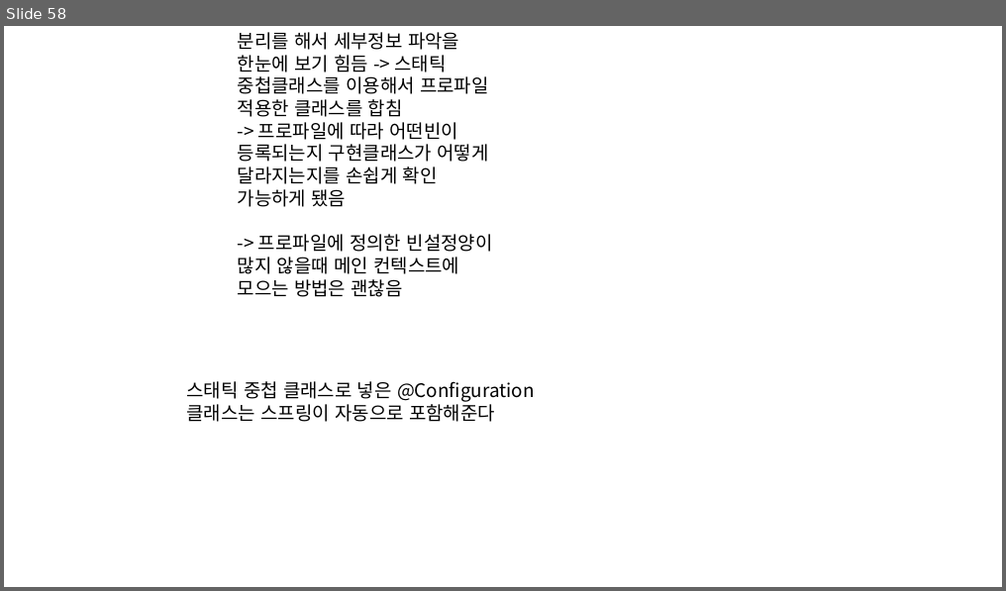
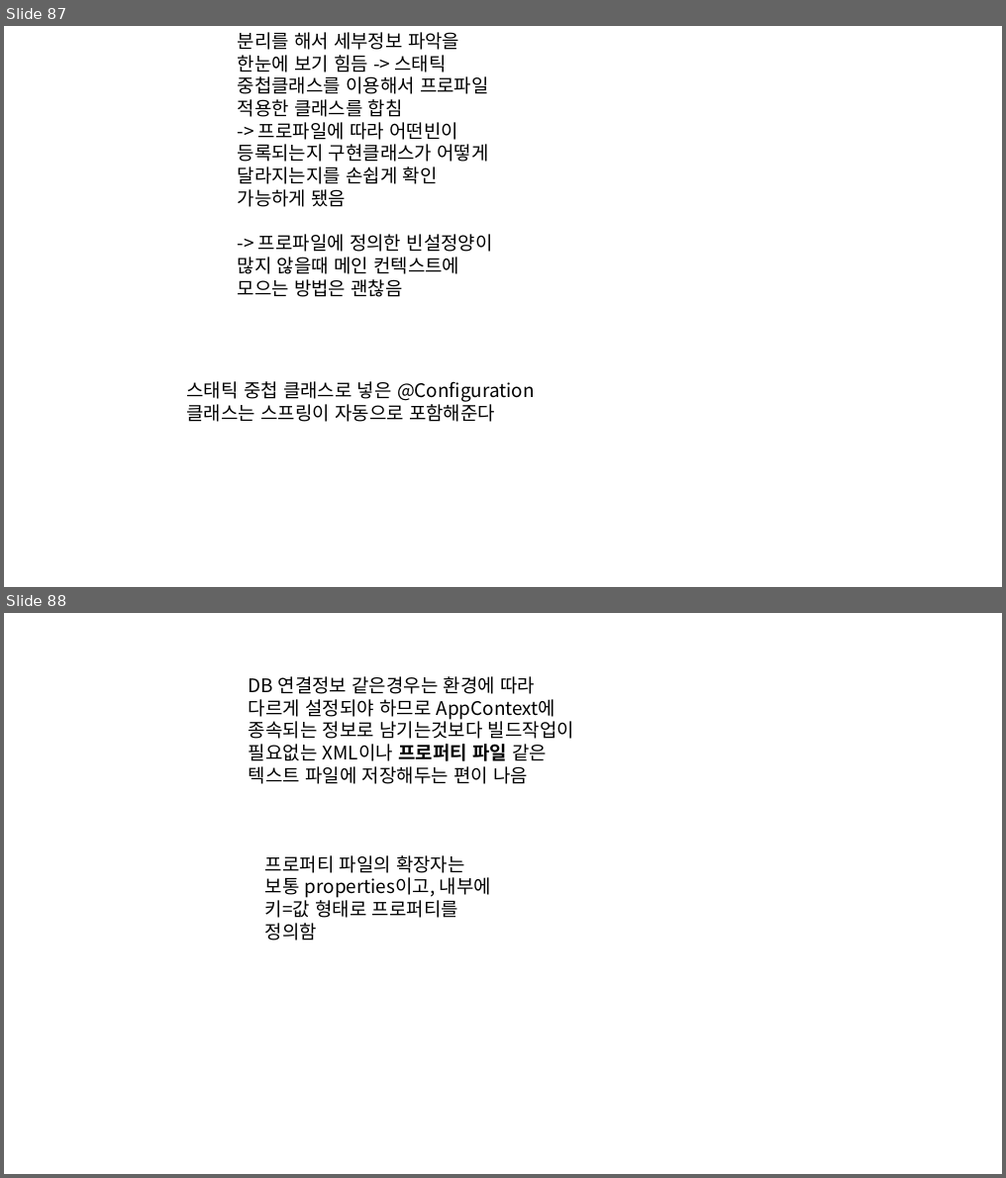
Before and after one commit to eongss/testproject, a slide deck: 프레젠테이션1.pptx. Shown one above the other, each under a label of ours: slide 58 before the commit, slides 87 and 88 after it. The pictures are 1006x591 and 1006x1178 pixels, drawn with LibreOffice and Linux fonts; fonts in the diff are those of the drawing. Boxes give left, top, right and bottom in pixels: in the first picture for what was removed or moved away, otherwise in the second. Text is boxed around its words. In the diff, an @@ line names an element or a change of style, - is before the commit and + after.

```diff
--- a/프레젠테이션1.pptx
+++ b/프레젠테이션1.pptx
@@ slide 88 added at (4, 613, 1002, 1174), background #FFFFFF @@
@@ text added at (249, 676, 574, 784), 18 pt, text #000000 @@
+DB 연결정보 같은경우는 환경에 따라 다르게 설정되야 하므로 AppContext에 종속되는 정보로 남기는것보다 빌드작업이 필요없는 XML이나 프로퍼티 파일 같은 텍스트 파일에 저장해두는 편이 나음
@@ text added at (265, 856, 491, 941), 18 pt, text #000000 @@
+프로퍼티 파일의 확장자는 보통 properties이고, 내부에 키=값 형태로 프로퍼티를 정의함
@@ what was slide 58 is now slide 87 @@
```
Also in this commit, not shown: 59 other slides added, 3 slides removed, 1 other file.
